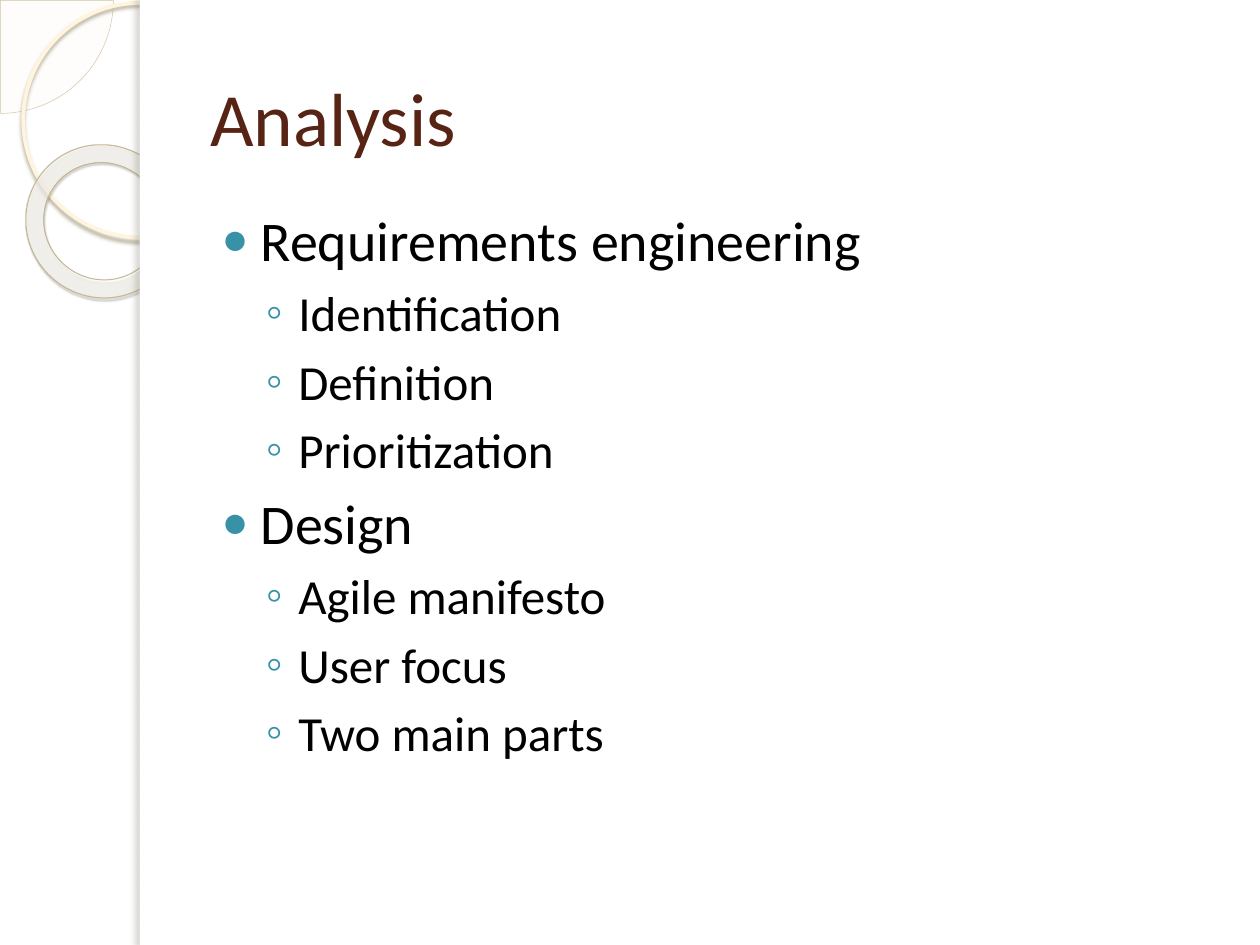
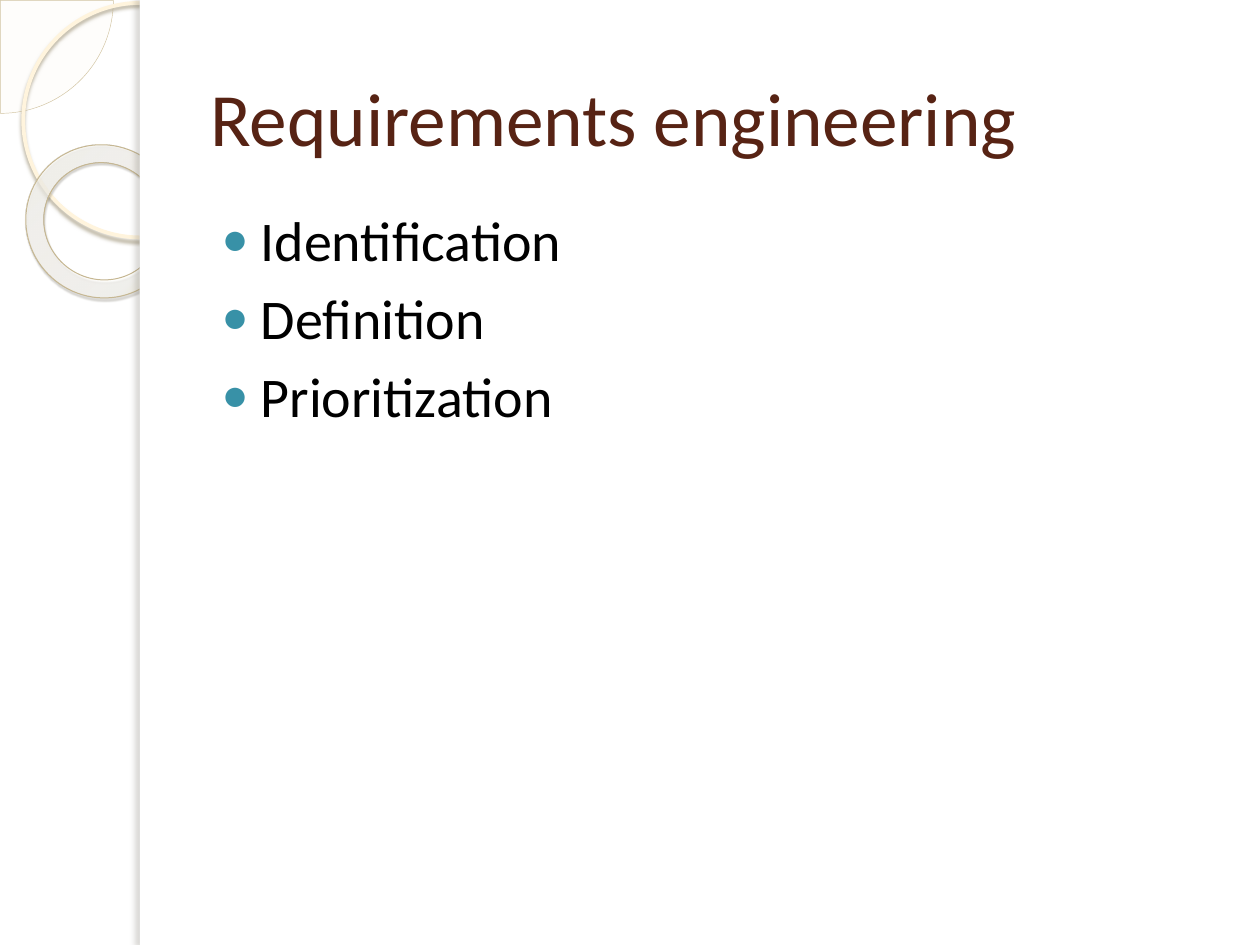
Before and after one commit to jakelamotta/master_thesis, a slide deck: slide 5 of presentations/presentation_1.pptx (slide 6 before the commit). Drawn at 1260x945 pixels with LibreOffice and Linux fonts; fonts in the diff are those of the drawing; background and template pictures are left out. Boxes give left, top, right and bottom in pixels: in the first picture for what was removed or moved away, otherwise in the second. Text is boxed around its words. In the diff, an @@ line names an element or a change of style, - is before the commit and + after.

Commit message:
ag

```diff
--- a/presentations/presentation_1.pptx
+++ b/presentations/presentation_1.pptx
@@ title at box(210, 94, 1016, 159): text changed @@
-Analysis
+Requirements engineering
@@ text "Identification" at box(261, 222, 562, 418): size 28 to 32 pt; bullet ◦ to ●; list level 2 to 1 in "Identification"; list level 2 to 1 in "Definition"; list level 2 to 1 in "Prioritization" @@
@@ text at box(261, 222, 861, 271): paragraph removed @@
-● Requirements engineering
@@ text at box(261, 505, 606, 759): paragraphs removed @@
-● Design
-  ◦ Agile manifesto
-  ◦ User focus
-  ◦ Two main parts
```
Also in this commit, not shown: 4 other slides changed, 2 slides added, 1 slide removed.
